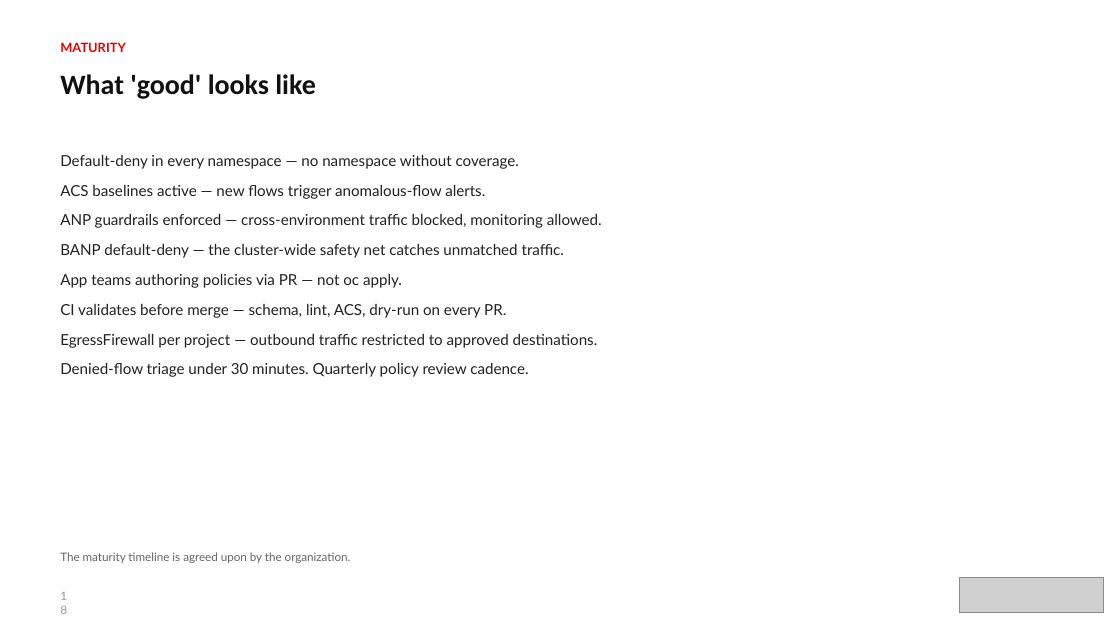
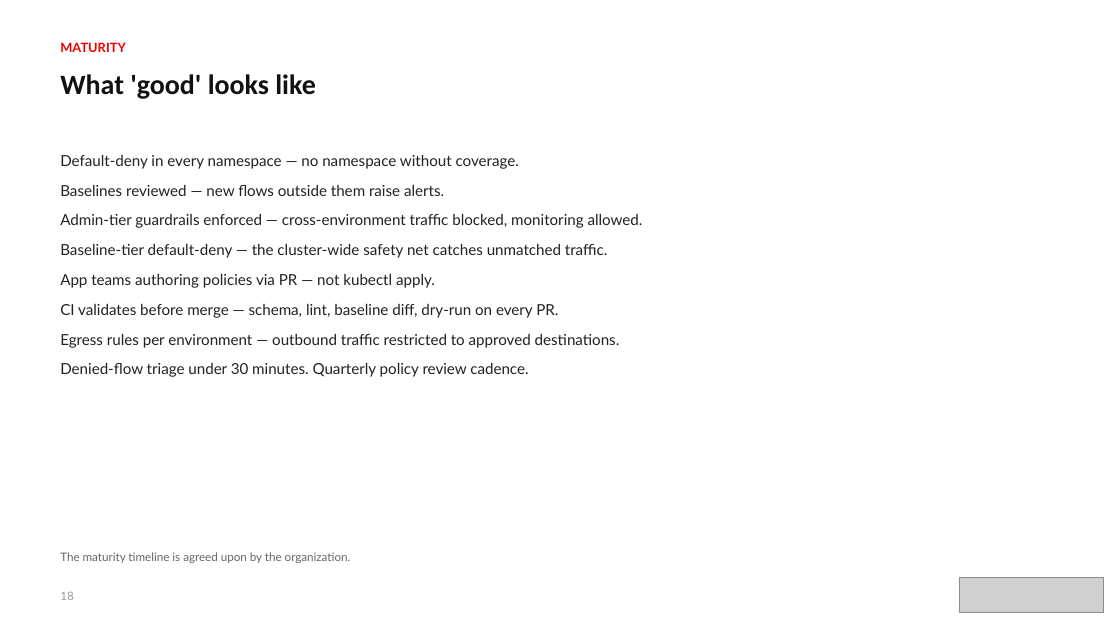
Before and after one commit to patterncatalyst/cloud-native-design-patterns, a slide deck: slide 18 of lgtm-presentation/Network-Policy-Process-Advisory.pptx. Drawn at 1120x630 pixels with LibreOffice and Linux fonts; fonts in the diff are those of the drawing; grey boxes stand for pictures. Boxes give left, top, right and bottom in pixels: in the first picture for what was removed or moved away, otherwise in the second. Text is boxed around its words. In the diff, an @@ line names an element or a change of style, - is before the commit and + after.

```diff
--- a/lgtm-presentation/Network-Policy-Process-Advisory.pptx
+++ b/lgtm-presentation/Network-Policy-Process-Advisory.pptx
@@ text at (60,185,643,348): text changed @@
-ACS baselines active — new flows trigger anomalous-flow alerts.
-ANP guardrails enforced — cross-environment traffic blocked, monitoring allowed.
-BANP default-deny — the cluster-wide safety net catches unmatched traffic.
-App teams authoring policies via PR — not oc apply.
-CI validates before merge — schema, lint, ACS, dry-run on every PR.
-EgressFirewall per project — outbound traffic restricted to approved destinations.
+Baselines reviewed — new flows outside them raise alerts.
+Admin-tier guardrails enforced — cross-environment traffic blocked, monitoring allowed.
+Baseline-tier default-deny — the cluster-wide safety net catches unmatched traffic.
+App teams authoring policies via PR — not kubectl apply.
+CI validates before merge — schema, lint, baseline diff, dry-run on every PR.
+Egress rules per environment — outbound traffic restricted to approved destinations.
@@ text "18" rewrapped from (52,585,80,607) to (60,591,73,600) @@
```
Also in this commit, not shown: 19 other slides changed, 6 other files.
